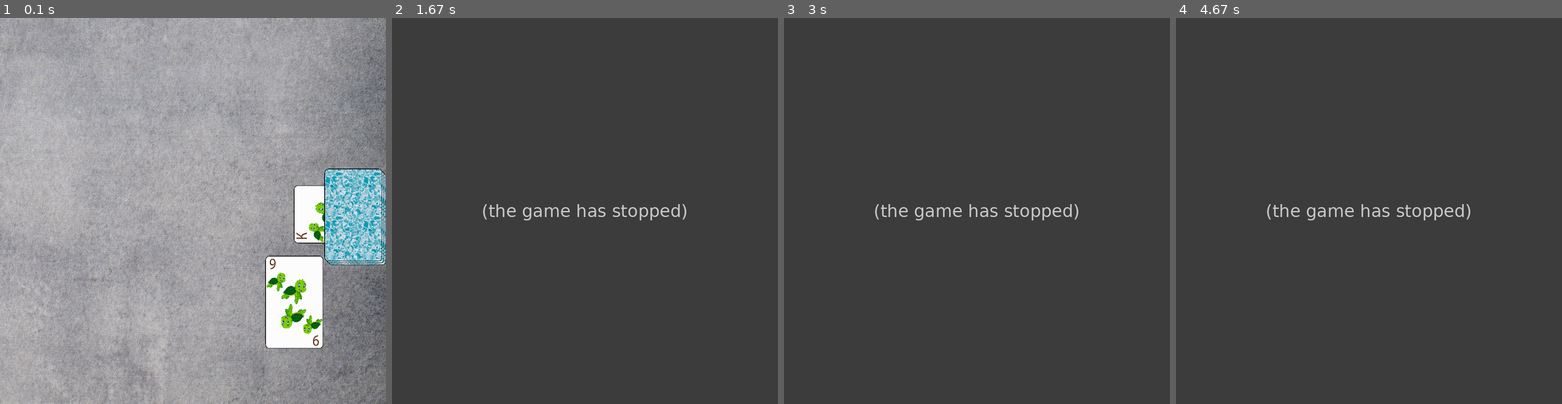
Above: before the commit, frames 1-4 (left to right).
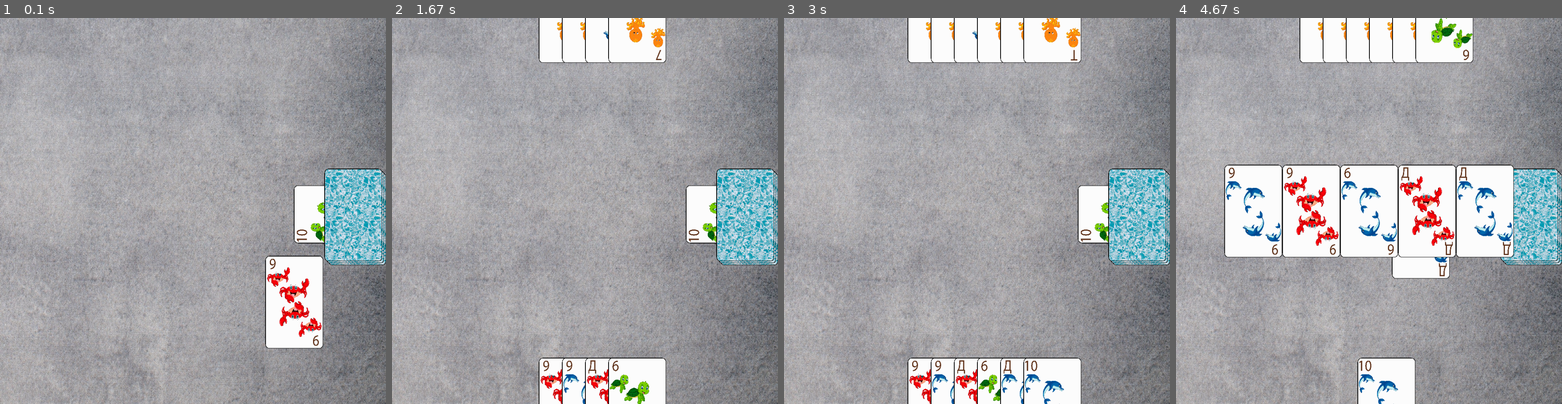
Above: after the commit, the same moments.

Repository: pyvinery/pythonProject_pygame1
Game: pygame game, started from main.py
Same seed, same stepped clock (60 frames per second), same inputs: the game is played once before the commit and once after it.
Inputs:
- Up to frame 1 (0.1 s): no input
- Up to frame 2 (1.67 s): no input
- Up to frame 3 (3 s): no input
- Up to frame 4 (4.67 s): tap 2 at 3.33 s; tap Space at 3.67, 4.07, 4.37, 4.57 s

The runs differ from the first frame. In frame 1, 1.2% of the frame differs, in the area x 69-84%, y 47-83%; in frame 2, 100%; in frame 3, 100%; in frame 4, 100%, in the area x 0-100%, y 0-100%.
Error before the commit: IndexError: Cannot choose from an empty sequence (main.py line 186); the game stopped at 1.4 s (later frames are placeholders)

Commit message:
снова было что то странное, теперь правильно отбивается (без козырей)

Diff:
--- a/main.py
+++ b/main.py
@@ -118,11 +118,13 @@
     # Добавляем карту на стол
     table_cards.append(card)
 
+
 def can_defend(table_card, bot_hand):
     for card_name in bot_hand:
         if len(table_card.name) == len(card_name):
             return True
     return False
+
 
 
 # Создание игроков
@@ -235,39 +237,44 @@
                     card_name = table_card.name
                     table_cards.remove(table_card)
                     bot.hand.append(card_name)  # Добавляем карту в руку бота
-
                 else:
                     # Бот может отбить карту игрока
-                    card_index = bot.hand.index(card_name)
-                    bot.hand.remove(card_name)  # Удаляем карту из руки бота
-
-                    # Создаем объект карты
-                    card = Card(card_name, list(bot.hand_pos), None, card_index)  # Pass the position as a list
-
-                    # Задаем цель для перемещения карты на середину экрана
-                    target = (SCREEN_WIDTH / 2 - CARD_WIDTH / 2, SCREEN_HEIGHT / 2 - CARD_HEIGHT / 2)
-                    card.target = list(target)
-                    card.position = list(bot.hand_pos)  # Обновляем позицию карты
-
-                    # Добавляем карту в список движущихся карт
-                    moving_cards.append(card)
-
-                    # Обновляем переменную hand_width после удаления карты из руки игрока
-                    hand_width = len(bot.hand) * CARD_OFFSET
-
-                    # Перемещаем последнюю карту в начало списка
-                    if len(table_cards) > 1:
-                        table_cards.append(table_cards.pop(0))
-
-                    # Обновляем позицию только для новой карты на столе
-                    start_pos = (SCREEN_WIDTH - hand_width) / 2
-                    card.position = (start_pos + len(table_cards) * CARD_WIDTH, 3 * SCREEN_HEIGHT / 4)
-
-                    for i, table_card in enumerate(table_cards):
-                        table_card.position = (start_pos + i * CARD_WIDTH, 3 * SCREEN_HEIGHT / 4)
-
-                    # Добавляем карту на стол
-                    table_cards.append(card)
+                    # Проверяем, есть ли в руке бота карта, длина имени которой совпадает с длиной имени карты на столе
+                    for card_name in bot.hand:
+                        if len(table_card.name) == len(card_name):
+                            # Если такая карта есть, используем её для отбития
+                            card_index = bot.hand.index(card_name)
+                            bot.hand.remove(card_name)  # Удаляем карту из руки бота
+
+                            # Создаем объект карты
+                            card = Card(card_name, list(bot.hand_pos), None, card_index)  # Pass the position as a list
+
+                            # Задаем цель для перемещения карты на середину экрана
+                            target = (SCREEN_WIDTH / 2 - CARD_WIDTH / 2, SCREEN_HEIGHT / 2 - CARD_HEIGHT / 2)
+                            card.target = list(target)
+                            card.position = list(bot.hand_pos)  # Обновляем позицию карты
+
+                            # Добавляем карту в список движущихся карт
+                            moving_cards.append(card)
+
+                            # Обновляем переменную hand_width после удаления карты из руки игрока
+                            hand_width = len(bot.hand) * CARD_OFFSET
+
+                            # Перемещаем последнюю карту в начало списка
+                            if len(table_cards) > 1:
+                                table_cards.append(table_cards.pop(0))
+
+                            # Обновляем позицию только для новой карты на столе
+                            start_pos = (SCREEN_WIDTH - hand_width) / 2
+                            card.position = (start_pos + len(table_cards) * CARD_WIDTH, 3 * SCREEN_HEIGHT / 4)
+
+                            for i, table_card in enumerate(table_cards):
+                                table_card.position = (start_pos + i * CARD_WIDTH, 3 * SCREEN_HEIGHT / 4)
+
+                            # Добавляем карту на стол
+                            table_cards.append(card)
+
+                            break  # Выходим из цикла, так как карта отбита
 
 
 
Binary file added: cards/0006осм.png
Binary file added: cards/0007осм.png
Binary file added: cards/0008осм.png
Binary file added: cards/0009осм.png
Binary file added: cards/000Восм.png
Binary file added: cards/000Досм.png
Binary file added: cards/000Косм.png
Binary file added: cards/000Тосм.png
Binary file added: cards/0010осм.png
Binary file added: cards/006дел.png
Binary file added: cards/006кр.png
Binary file added: cards/007дел.png
(and 16 more such lines)
